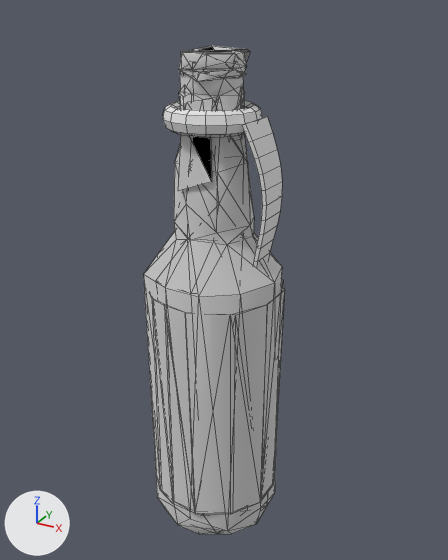
An edit to the FBX model asset-pipeline/out/SK_MolotovBottle.fbx, drawn before and after from the same camera.
Both versions are drawn from a 50 mm camera at (0.145, -0.253, 0.142) aimed at (0.003, 0.005, 0.012). Lighting does not change. The marker at lower left points along +X, +Y and +Z. The first picture is the older version. Mesh edges are drawn as thin lines. Vertices at exactly the same position are counted once.

In view in the first picture: 'SK_MolotovBottle'.
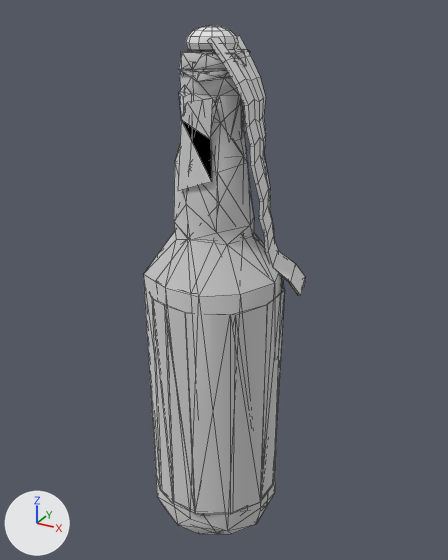
What differs and where, as boxes (x1, y1, x2, y2) in the pictures (448 x 560 px):
'SK_MolotovBottle', reshaped (14% wider): before (144, 46, 285, 534); after (144, 26, 305, 534)
part 1 of me_sk_molotovbottle, added: after (207, 35, 305, 296)
part 2 of me_sk_molotovbottle, cut back: before (163, 101, 282, 267); after (186, 26, 238, 53)

The edits, one by one:
me_sk_molotovbottle is used by ob_sk_molotovbottle; location (0.0, 0.0, 0.0).
me_sk_molotovbottle had 495 vertices, 772 faces and spanned x -0.035..0.035, y -0.035..0.035, z -0.129..0.125.
me_sk_molotovbottle now has 551 vertices, 838 faces and spans x -0.035..0.041, y -0.035..0.035, z -0.129..0.134.
me_sk_molotovbottle part 1: a new loose piece of 150 vertices spanning x 0.005..0.041, y -0.013..0.033, z 0.006..0.13, in mat_mi_molotov_rag (white #e7e7e7).
Part 2, on me_sk_molotovbottle:
178 vertices are removed from x -0.023..0.032, y -0.023..0.023, z 0.01..0.101.
178 faces are deleted.
2 vertices move from x 0.014..0.016, y 0.0..0.006, z 0.092..0.095 to x 0.0..0.004, y 0.004..0.007, z 0.121..0.123.
72 vertices are added at x -0.012..0.011, y -0.011..0.012, z 0.121..0.134.
6 new vertices lie (0.004, 0.004, 0.0) away from vertices in x -0.01..0.006, y -0.01..0.006, z 0.125..0.13.
6 new vertices lie (0.004, -0.004, 0.0) away from vertices in x -0.01..0.006, y -0.006..0.01, z 0.125..0.13.
96 new faces join them, mat_mi_molotov_rag (white #e7e7e7).
